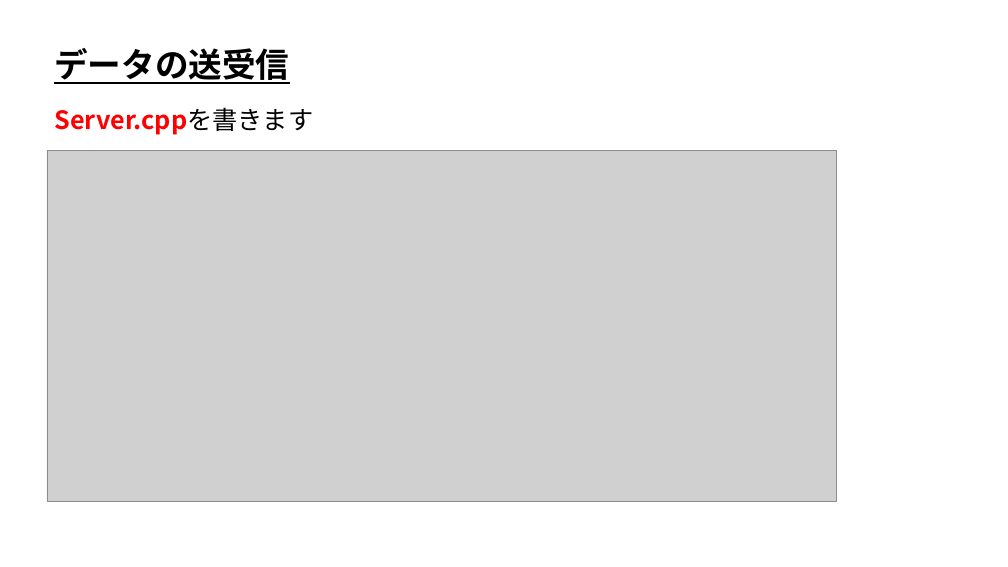
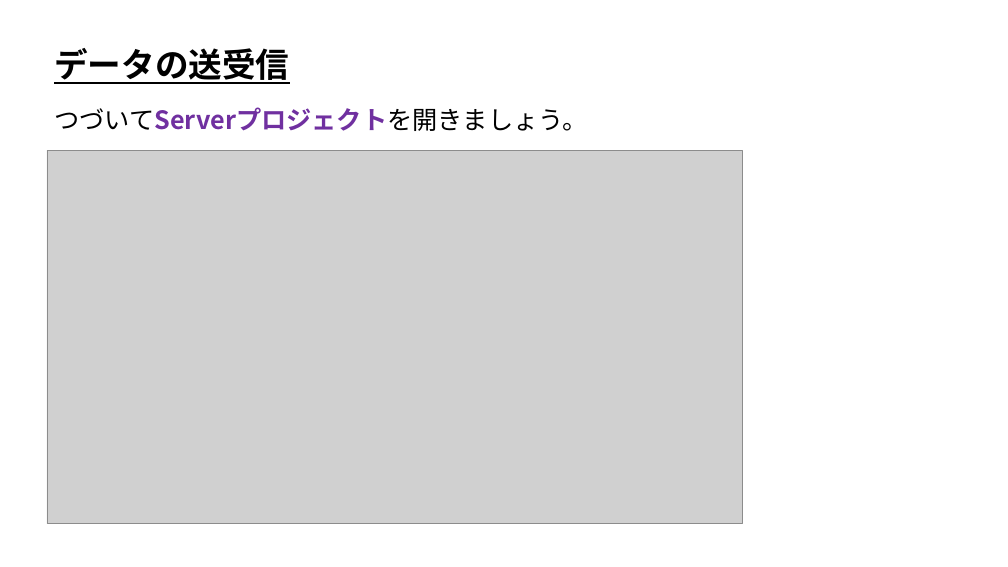
Before and after one commit to ArakiYusuke-Ohara/Textbook, a slide deck: slide 8 of ゲーム科3年/00_前期/オンラインゲームプログラミングⅠ/02_データの送受信.pptx. Drawn at 1008x567 pixels with LibreOffice and Linux fonts; fonts in the diff are those of the drawing; grey boxes stand for pictures. Boxes give left, top, right and bottom in pixels: in the first picture for what was removed or moved away, otherwise in the second. Text is boxed around its words. In the diff, an @@ line names an element or a change of style, - is before the commit and + after.

```diff
--- a/ゲーム科3年/00_前期/オンラインゲームプログラミングⅠ/02_データの送受信.pptx
+++ b/ゲーム科3年/00_前期/オンラインゲームプログラミングⅠ/02_データの送受信.pptx
@@ text at [54,107,587,131]: text changed; text colour #FF0000 to #000000; bold off @@
-Server.cppを書きます
+つづいてServerプロジェクトを開きましょう。
@@ picture: place and size @@
-picture at [47,150,837,501]
+picture at [47,150,742,524]
```
Also in this commit, not shown: 4 other slides changed, 3 slides added, 2 slides removed.
